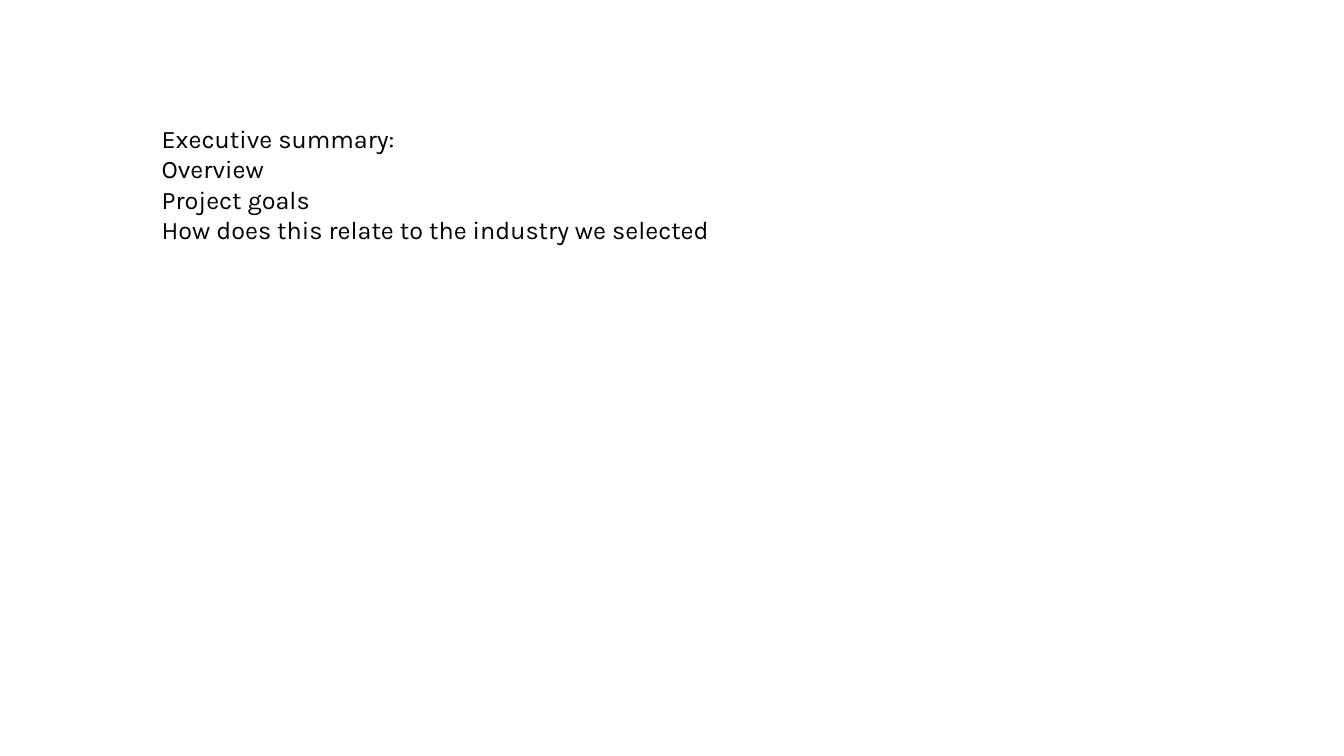
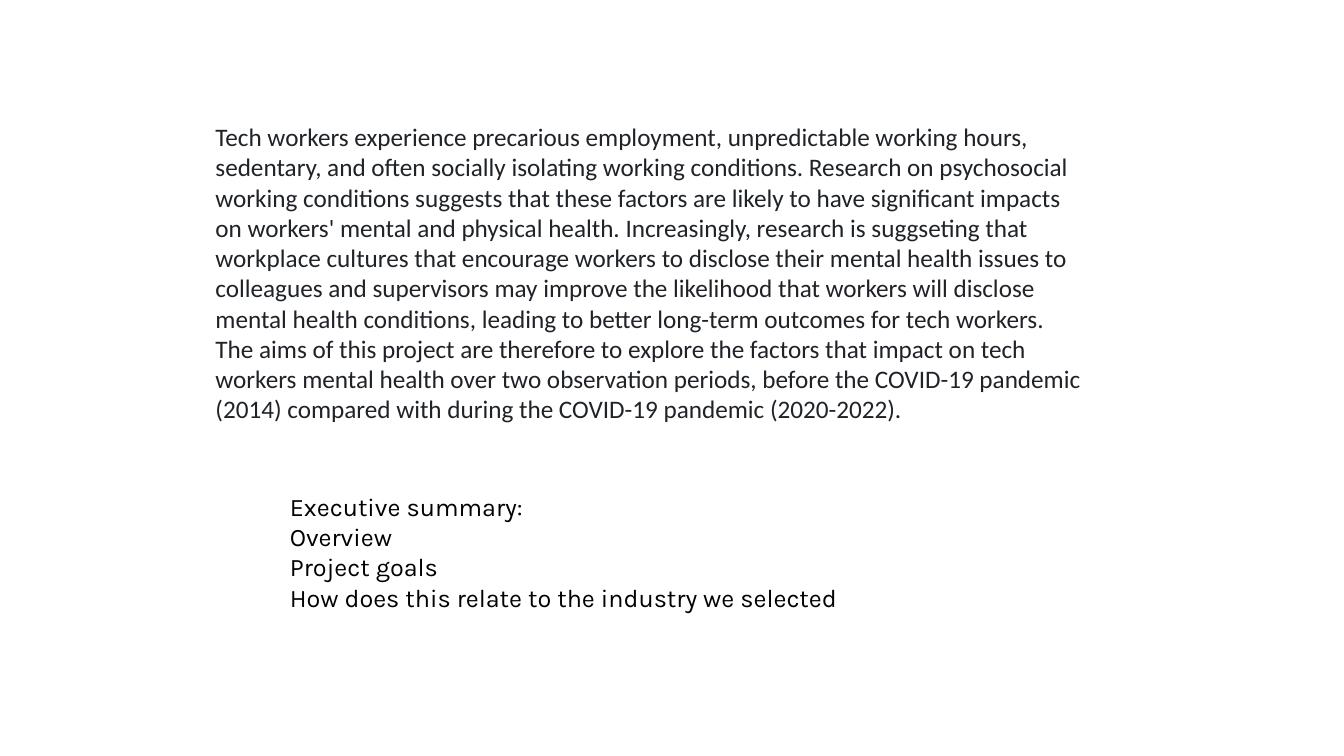
Before and after one commit to K-G-Witt/project1-team4, a slide deck: slide 1 of Initial Presentation.pptx. Drawn at 1344x756 pixels with LibreOffice and Linux fonts; fonts in the diff are those of the drawing. Boxes give left, top, right and bottom in pixels: in the first picture for what was removed or moved away, otherwise in the second. Text is boxed around its words. In the diff, an @@ line names an element or a change of style, - is before the commit and + after.

Commit message:
minor changes

```diff
--- a/Initial Presentation.pptx
+++ b/Initial Presentation.pptx
@@ text added at <box>215,128,1080,423</box>, 18 pt, text #1F2328 @@
+Tech workers experience precarious employment, unpredictable working hours, sedentary, and often socially isolating working conditions. Research on psychosocial working conditions suggests that these factors are likely to have significant impacts on workers' mental and physical health. Increasingly, research is suggseting that workplace cultures that encourage workers to disclose their mental health issues to colleagues and supervisors may improve the likelihood that workers will disclose mental health conditions, leading to better long-term outcomes for tech workers.
+The aims of this project are therefore to explore the factors that impact on tech workers mental health over two observation periods, before the COVID-19 pandemic (2014) compared with during the COVID-19 pandemic (2020-2022).
@@ text "Executive summary:": place and size @@
-text "Executive summary:" at <box>162,130,708,245</box>
+text "Executive summary:" at <box>290,498,836,613</box>
```
